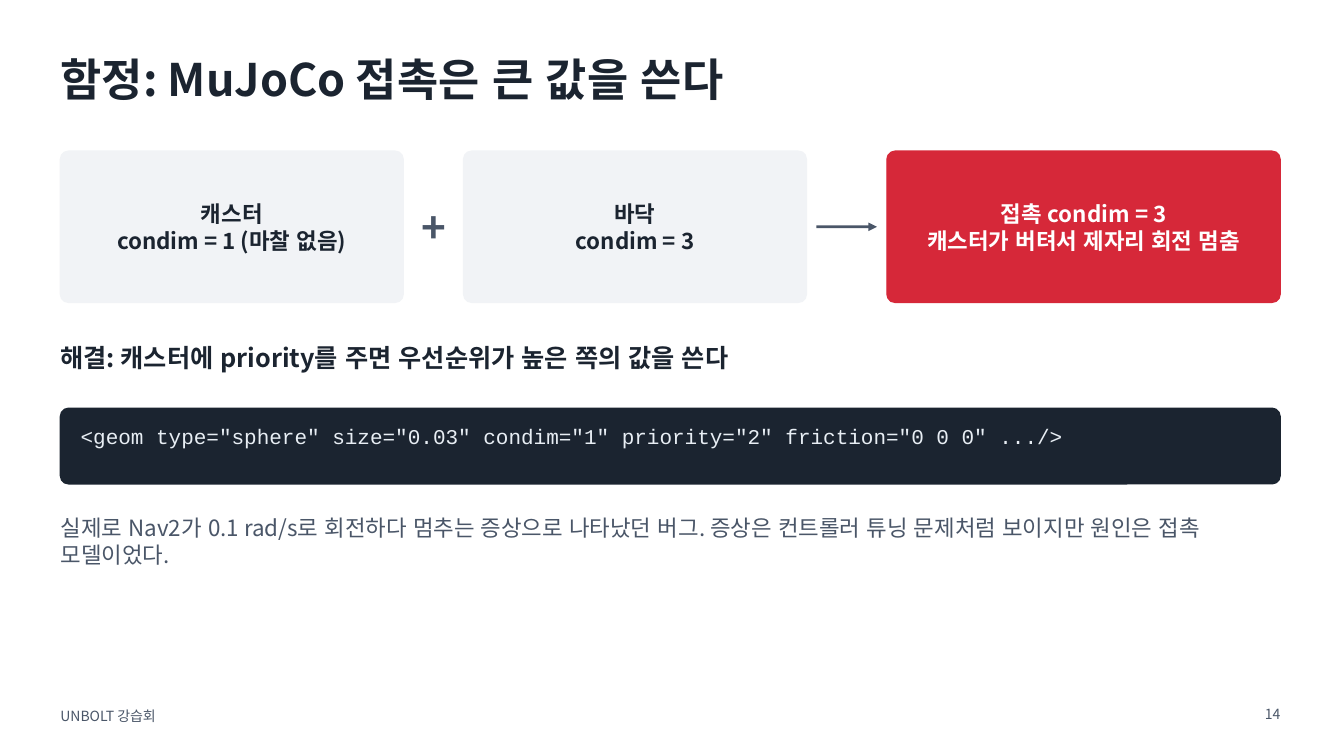
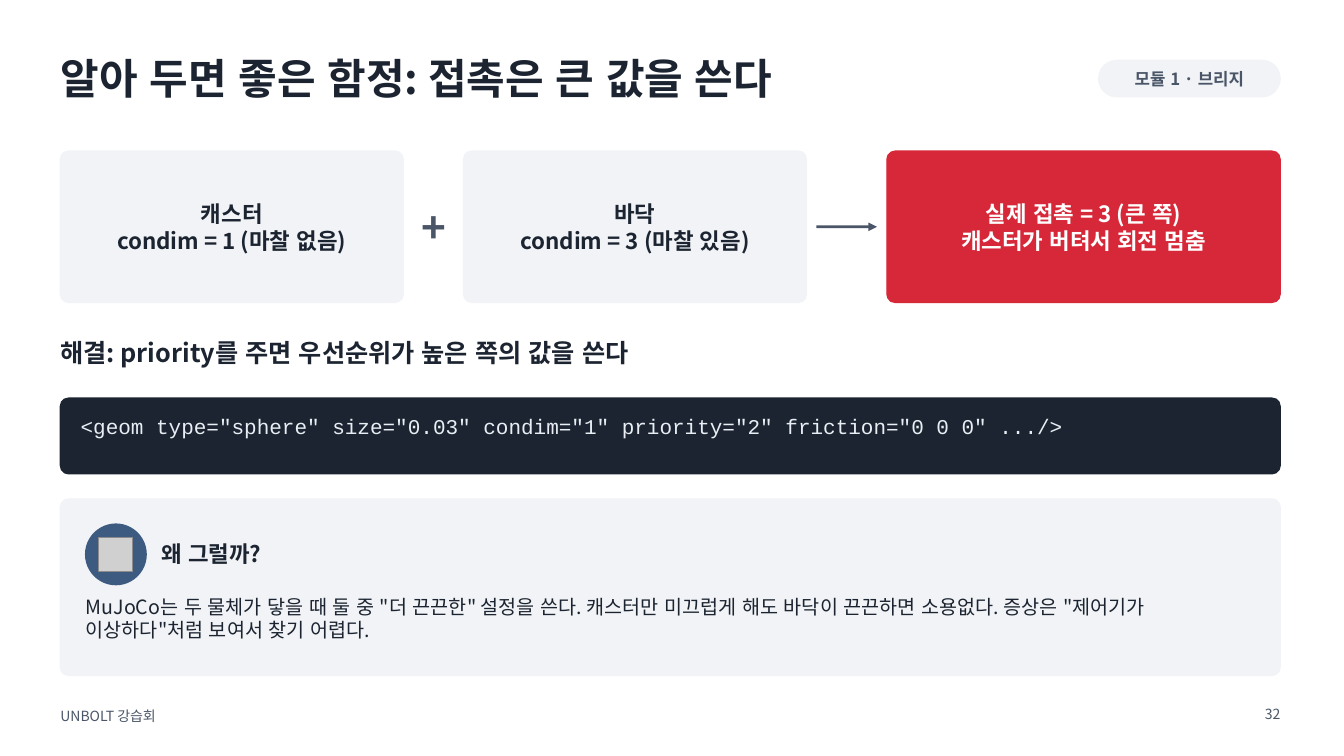
Before and after one commit to sejiny3/AIRLAB, a slide deck: slide 32 of workshop/slides/UNBOLT_workshop.pptx (slide 14 before the commit). Drawn at 1344x756 pixels with LibreOffice and Linux fonts; fonts in the diff are those of the drawing; grey boxes stand for pictures. Boxes give left, top, right and bottom in pixels: in the first picture for what was removed or moved away, otherwise in the second. Text is boxed around its words. In the diff, an @@ line names an element or a change of style, - is before the commit and + after.

```diff
--- a/workshop/slides/UNBOLT_workshop.pptx
+++ b/workshop/slides/UNBOLT_workshop.pptx
@@ title at bbox=[60, 58, 772, 98]: text changed; size 32 to 30 pt @@
-함정: MuJoCo 접촉은 큰 값을 쓴다
+알아 두면 좋은 함정: 접촉은 큰 값을 쓴다
@@ rounded rectangle added at bbox=[1099, 60, 1280, 97], fill #F1F3F6, outline #F1F3F6 1 pt @@
@@ text added at bbox=[1135, 71, 1244, 87], 12 pt, text #4A5668, bold @@
+모듈 1 · 브리지
@@ text at bbox=[961, 203, 1206, 251]: text changed @@
-접촉 condim = 3
-캐스터가 버텨서 제자리 회전 멈춤
+실제 접촉 = 3 (큰 쪽)
+캐스터가 버텨서 회전 멈춤
@@ text at bbox=[520, 230, 750, 254]: text changed @@
-condim = 3
+condim = 3 (마찰 있음)
@@ text at bbox=[61, 341, 628, 368]: text changed @@
-해결: 캐스터에 priority를 주면 우선순위가 높은 쪽의 값을 쓴다
+해결: priority를 주면 우선순위가 높은 쪽의 값을 쓴다
@@ rounded rectangle: place and size @@
-rounded rectangle at bbox=[60, 408, 1280, 484]
+rounded rectangle at bbox=[60, 398, 1280, 474]
@@ text "<geom type="sphere" size="0.03" condim="1" priority="2" ...": place and size @@
-text "<geom type="sphere" size="0.03" condim="1" priority="2" ..." at bbox=[81, 429, 987, 449]
+text "<geom type="sphere" size="0.03" condim="1" priority="2" ..." at bbox=[81, 419, 987, 439]
@@ rounded rectangle added at bbox=[60, 499, 1280, 676], fill #F1F3F6, outline #F1F3F6 1 pt @@
@@ text removed at bbox=[61, 517, 1200, 565] @@
-실제로 Nav2가 0.1 rad/s로 회전하다 멈추는 증상으로 나타났던 버그. 증상은 컨트롤러 튜닝 문제처럼 보이지만 원인은 접촉 모델이었다.
@@ ellipse added at bbox=[86, 524, 146, 585], fill #3D5A80, outline #3D5A80 1 pt @@
@@ picture added at bbox=[99, 537, 133, 572] @@
@@ text added at bbox=[161, 543, 261, 564], 16 pt, text #1B2430, bold @@
+왜 그럴까?
@@ text added at bbox=[86, 597, 1145, 639], 14 pt, text #1B2430 @@
+MuJoCo는 두 물체가 닿을 때 둘 중 "더 끈끈한" 설정을 쓴다. 캐스터만 미끄럽게 해도 바닥이 끈끈하면 소용없다. 증상은 "제어기가 이상하다"처럼 보여서 찾기 어렵다.
@@ page number at bbox=[1265, 708, 1281, 719]: text changed @@
-14
+32
```
Also in this commit, not shown: 30 other slides changed, 96 slides added, 21 slides removed, 24 other files.
